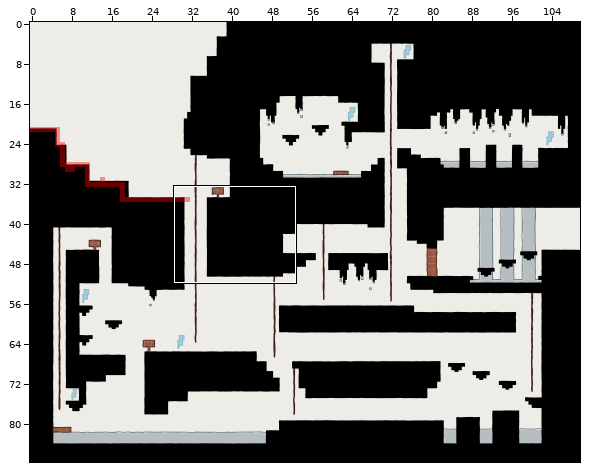
Level history. Tiled map: PlatformGame-L13_Pathfinding_AStar_Solution/Assets/Maps/MapTemplate.tmx. Above, an overview of the earlier version with the close-up marked.
Close-up. The starting point:
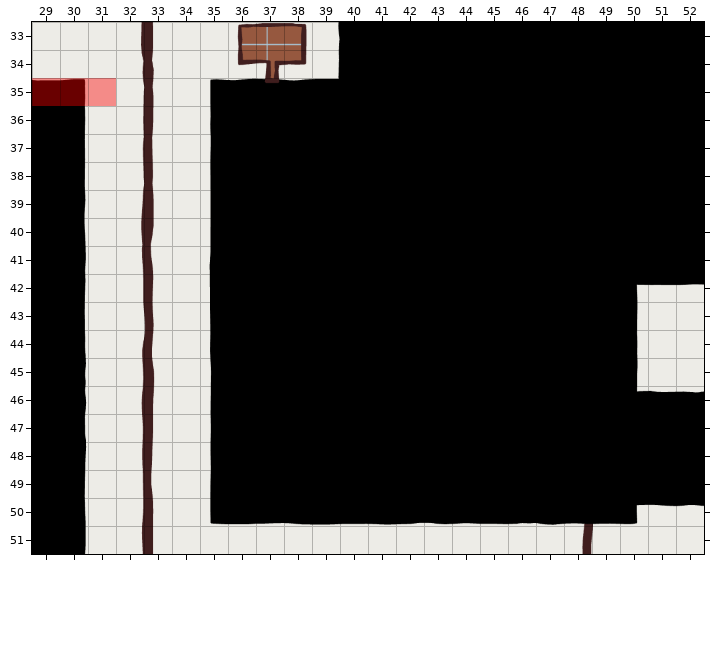
Cells are 32x32 px. Shown: x 29..52, y 33..51. The commit also changed other parts of the map, which this record leaves out. The old version is drawn lined up with the new one.
Now the later version:
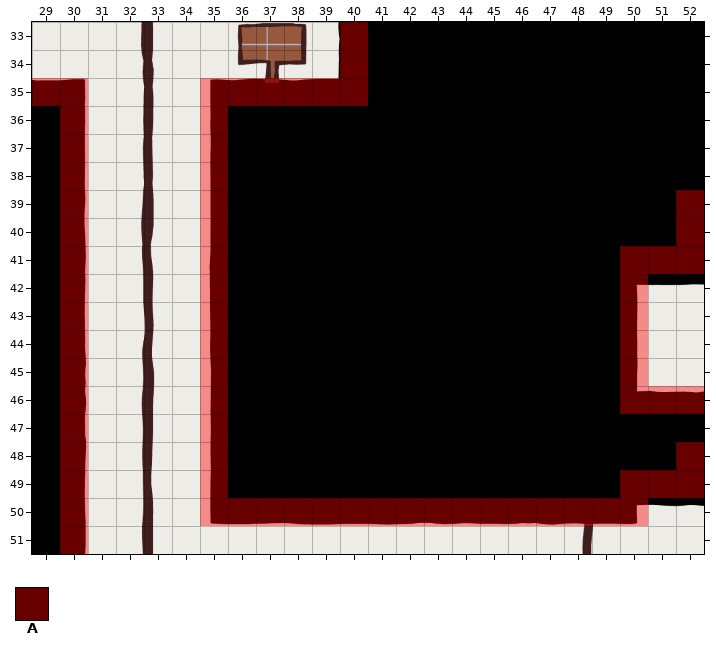
Key: from "MapMetadata": A 0.
_ is an empty cell.
Tiles replaced or removed in this view: A.
See-through tiles are keyed as they look on the map.
Changes in this commit:
Changed rows in their new state; . is an unchanged cell.
map size 203x150 -> 122x90 cells
Layer "Collisions":
first column x 30:
33 ..........A............
34 ..........A............
35 ._...AAAAAA............
36 A....A.................
37 A....A.................
38 A....A.................
39 A....A................A
40 A....A................A
41 A....A..............AAA
42 A....A..............A..
43 A....A..............A..
44 A....A..............A..
45 A....A..............A..
46 A....A..............AAA
47 A....A.................
48 A....A................A
49 A....A..............AAA
50 A....AAAAAAAAAAAAAAAA..
51 A......................
